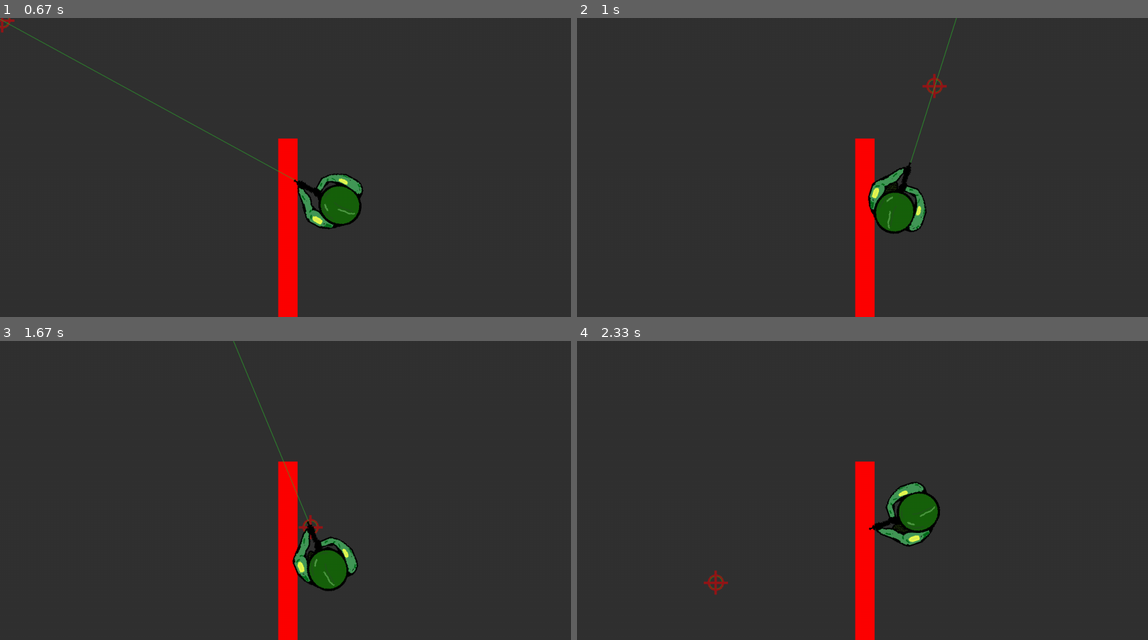
Above: before the commit, frames 1-4 (two rows, left to right).
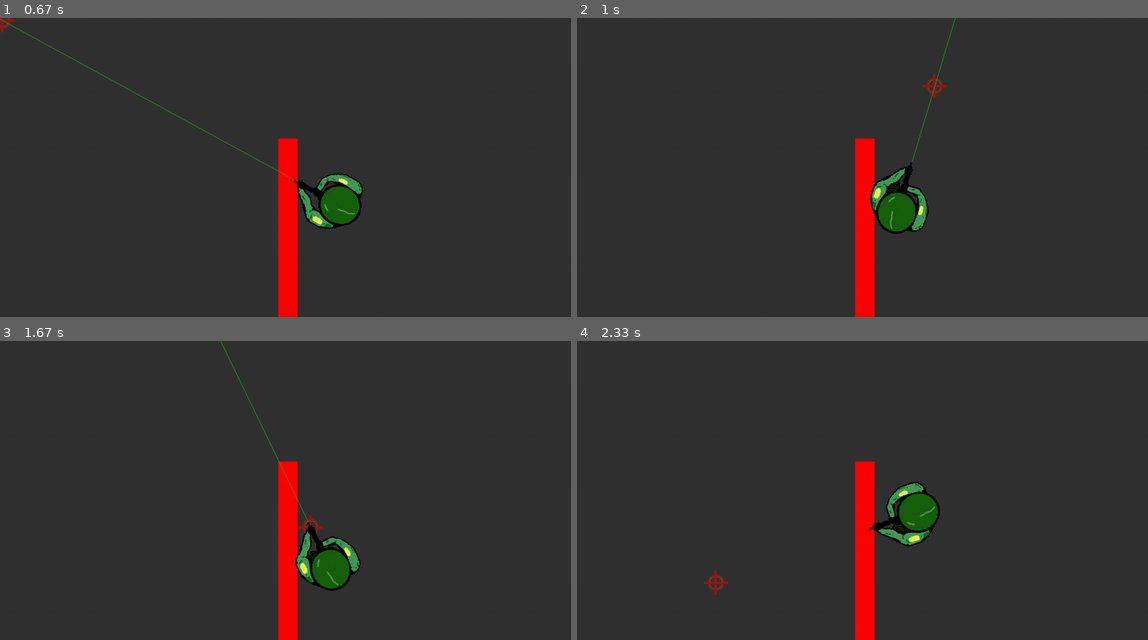
Above: after the commit, the same moments.

Repository: maxhayes/Basic-pygame-trig-test
Game: pygame game, started from MAIN.py
The game is run twice, just before and just after one commit, with the same random seed, the same clock (stepped at 60 frames per second) and the same inputs.
Inputs (mouse positions are in pixels of both pictures, inside the frame that each line leads up to):
- Up to frame 1 (0.67 s): tap T at 0.33 s
- Up to frame 2 (1 s): hold A from 0.67 s (still down); move the mouse to (936, 86) at 0.7 s
- Up to frame 3 (1.67 s): release A at 1.2 s; hold S 1.23-1.53 s; move the mouse to (188, 562) at 1.27 s; hold A from 1.57 s (still down); move the mouse to (308, 526) at 1.6 s
- Up to frame 4 (2.33 s): tap T at 1.72 s; release A at 1.97 s; hold W from 2 s (still down); move the mouse to (714, 583) at 2.03 s

Frame 1 is identical in both runs. In frame 2, 0.8% of the frame differs, in the area x 50-67%, y 0-73%; in frame 3, 1.0%, in the area x 38-64%, y 0-84%; in frame 4, nothing differs.

Commit message:
MxRyDevTools: new library of our custom modules

Diff:
--- a/MAIN.py
+++ b/MAIN.py
@@ -7,7 +7,7 @@
 from modules.constants import *
 from modules.player_class import *
 from modules.block_class import *
-from modules.event_handling import *
+from modules.mxrydevtools import *
 
 import pygame.mixer
 pygame.mixer.pre_init(48000, -16, 1, 512)
--- a/modules/bullet_class.py
+++ b/modules/bullet_class.py
@@ -1 +1,8 @@
+import pygame
+from math import cos
+from modules.constants import *
+
 # bullet Class
+class Bullet(pygame.sprite.Sprite):
+
+    def __init__(self, start_x, start_y, angle)
--- a/modules/event_handling.py
+++ b/modules/mxrydevtools.py
@@ -1,11 +1,19 @@
 # Defines the custom library to aide with event handling in pygame.
 
 import pygame, sys
+from math import acos, degrees, pow, sqrt
 
 if __name__ == '__main__':
     print('''
-    This file is used to define a library that aides with
-    event handling in pygame.  It includes two classes.
+    This file is used to define a set of MxRyDev devloped
+    custom tools for use with pygame.
+
+    It includes (or will soon include):
+    - Event handling (Event_exe and Conductor classes)
+    - finding game rotation
+
+
+
 
     This ".
     on its own, it provides no functionality.
@@ -15,6 +23,44 @@
 
 
 
+#:::::::::::::::::::::::::::::::::::::::::::::::::::::::::::#
+#:::::::::::::: FIND INGAME ROTATION :::::::::::::::::::::::#
+'''
+FUNCTION:
+Finds the rotation between two points.
+The first point is the 'orgin' ie: the center of your player
+360 degrees is on the left, decreasing as you move clockwise.
+
+'''
+
+def find_rotation(data1, data2, data3 = '', data4 = ''):
+    if data3 == '' and type(data1) == tuple:
+        x1,y1 = data1
+        x2,y2 = data2
+        # assuming function was passed two tuples as points
+    else: x1,y1,x2,y2 = data1, data2, data3, data4
+
+
+    adj = x1 - x2
+    hyp = sqrt( pow(adj,2) + pow(   (y1 - y2)   ,2))
+
+    if adj == 0:
+        adj += .00000000001
+        print('fixed divide by zero issue')
+    if hyp == 0:
+        hyp += .00000000001
+        print('fixed divide by zero issue')
+    raw_angle = degrees(acos(adj/hyp)) # 'raw_angle' does not account for quadrant
+
+    # adjust for cursor being below x-axis of player's orgin
+    if y1 > y2:
+        angle = (180 - raw_angle) + 180
+    else:
+        angle = raw_angle
+    return(angle)
+
+#::::::::::::::::::::::::::::::::::::::::::::::::::::::::::::#
+#::::::::::::: EVENT HANDLING (2 classes) :::::::::::::::::::#
 def ignore():
     pass
 
@@ -25,8 +71,6 @@
 two fucntions or "actions" upon creation.
 The first will occur when the pygame event is a KEYDOWN
 and the second will respond to KEYUP.
-
-... at least that's the dream.
 
 '''
 
@@ -120,3 +164,6 @@
 -find ways to reduce end-user typing.
     (such as not having to specifiy "actions_list" for each object)
 '''
+
+#::::::::::::::::::::::::::::::::::::::::::::::::::::::::::::::::::::::
+#::::::::::::::::::::::::::::::::::::::::::::::::::::::::::::::::::::::
--- a/modules/player_class.py
+++ b/modules/player_class.py
@@ -13,6 +13,7 @@
 from math import cos, acos, degrees, pow, sqrt
 from fractions import Fraction
 from modules.constants import *
+from modules.mxrydevtools import find_rotation
 
 
 # PLAYER CLASS:
@@ -25,17 +26,14 @@
         self.frame = 0
         # inherited class init
         pygame.sprite.Sprite.__init__(self)
-
         # setup image
         self.image = image
         self.orig_image = image
         self.rect = self.image.get_rect()
-
         self.hit_width = 120
         self.hit_height = 110
         self.hit_box = pygame.rect.Rect(0,0, self.hit_width, self.hit_height)
         self.hit_box.center = [start_x, start_y]
-
         # setup pos/speeds
         self.rect.x = start_x
         self.rect.y = start_y
@@ -53,18 +51,47 @@
         #all_sprites_list.add(self)
         player_list.add(self)
 
+
     # --- define class methods --- #
+
+    # increase fram counte each time its called, chooses framse from animations,
+    # rotates them, moves them, and checks for collisions
+    def move(self):
+        self.frame += 1
+        self.choose_feet_frame()
+        self.choose_body_frame()
+        self.rotate()
+        self.move_collide_rect()
+
+#
+
+
+    # draws body, feet, and laser to screen after logic is finished
+    def update(self):
+        # make hitbox visible for collision debug.
+        self.hit_box_vis = pygame.Surface([self.hit_box.width, self.hit_box.height])
+        self.hit_box_vis.fill([0,125,125,5])
+        # uncomment next line to draw hitbox:
+        #screen.blit(self.hit_box_vis, (self.hit_box.topleft))
+        self.move()
+        if self.moving:
+            screen.blit(self.feet_image, (self.rect.x, self.rect.y))
+        if self.laser_state:
+            self.draw_laser()
+        # draw player body
+        screen.blit(self.image, (self.rect.x, self.rect.y))
+
+#
+
+
+    # selects correct frame from feet walking animation
     def choose_feet_frame(self):
-
         self.feet_image = walking_frames[0]
-
         if self.changex == 0 and self.changey == 0:
             self.walk_start_frame = self.frame
-
         else:
             # player moving, animate
             self.moving = True
-
             # select frame
             step = (self.frame - self.walk_start_frame)//self.walk_speed
             if step >= len(walking_frames):
@@ -72,7 +99,10 @@
                 step = 0
             self.feet_image = walking_frames[step]
 
-
+#
+
+
+    # selects correct body from from body-related animations
     def choose_body_frame(self, current_Frame = FRAME):
         if not self.player_fired:
             self.recoil_start_frame = self.frame
@@ -87,46 +117,22 @@
                 self.image = recoil_frames[step]
 
 
-
+#
+
+    # rotates images from fram-choosing functions based on player/mouse pos
     def rotate(self):
-        # get mouse coord
-        (Mcoord) = pygame.mouse.get_pos()
-        Mx, My = Mcoord[0], Mcoord[1]
-
-        # get player coord:
-        (Pcoord) = self.rect.center
-        Px, Py = Pcoord[0], Pcoord[1]
-
-
-        # find angle with cos(x) = adj/hyp
-        adj = Px - Mx
-        hyp = sqrt( pow(adj,2) + pow(   (Py - My)   ,2))
-
-        if adj == 0:
-            adj += .00000000001
-            print('fixed divide by zero issue')
-        if hyp == 0:
-            hyp += .00000000001
-            print('fixed divide by zero issue')
-        raw_angle = degrees(acos(adj/hyp)) # 'raw_angle' does not account for quadrant
-
-        # adjust for cursor being below x-axis of player's orgin
-        if Py > My:
-            self.angle = (180 - raw_angle) + 180
-        else:
-            self.angle = raw_angle
+        # find angle with MxRyDevtool
+        self.angle = find_rotation(self.rect.center, pygame.mouse.get_pos())
         # get center:
         self.pos_x, self.pos_y = self.rect.center
-
-        # rotate image
+        # rotate images
         self.image = pygame.transform.rotate(self.image, self.angle)
         if self.moving:
             self.feet_image = pygame.transform.rotate(self.feet_image, self.angle)
-
-        # correct rotation jitter by explicetly setting center
+        print(self.angle)
+        # reset orig center
         self.rect = self.image.get_rect(center=(self.pos_x, self.pos_y))
         self.hit_box.center = self.rect.center
-
         # rotate hit box if thresholds are passed
         print(self.angle)
         bounds = [26,136,205,325]
@@ -136,66 +142,74 @@
         else:
             self.hit_box.height = self.hit_height
             self.hit_box.width = self.hit_width
-
-
-
-
-
-
-
+#
+
+    # draws the laser (figures out how long to make the line)
     def draw_laser(self):
         Mx, My = pygame.mouse.get_pos()
         Px, Py = self.rect.center
-
         # create the "laser" endpoint further and further until it 'hits' something
         Lx, Ly, = Mx, My
         slope_x = (Mx - Px)
         slope_y = (My - Py)
-
         if slope_x == 0: slope_x += .00000000001
         if slope_y == 0: slope_y += .00000000001
-
         sign_x = slope_x/abs(slope_x)
         sign_y = slope_y/abs(slope_y)
-
-
         delta_x = (slope_x/slope_y)*sign_y
         delta_y = (slope_y/slope_x)*sign_x
-
         if abs(delta_x) > abs(delta_y):
             delta_y = sign_y
         else:
             delta_x = sign_x
-
-        collide = False
-        while not collide:
+        # extend laser until it is off the screen
+        while True:
             #extend laser
             last_lx = Lx
             last_ly = Ly
             Lx += delta_x*50
             Ly += delta_y*50
-
-
-
-
-
-
-
             # see if laser has moved off screen
             if Lx in range(0,res_x):
                 pass
             elif Ly in range(0, res_y):
                 pass
             else:
-                collide = True
-
+                break
+        # draw the laser
         pygame.draw.aaline(screen, (GREEN), [Px, Py], [(Lx), (Ly)], True)
+
+#
+    # updates player and hitbox position
+    def move_collide_rect(self):
+        # move up/down and collide check:
+        self.rect.x += self.changex
+        self.rect.y += self.changey
+        self.hit_box.center = self.rect.center
+
+        for block in block_list:
+            if self.hit_box.colliderect(block.rect):
+                # make the smallest change possible to get player out of the wall
+                delta_left = block.rect.right - self.hit_box.left
+                delta_right = self.hit_box.right - block.rect.left
+                delta_top = block.rect.bottom - self.hit_box.top
+                delta_bottom = self.hit_box.bottom - block.rect.top
+
+                # add all deltas to a list:
+                deltas = [delta_left, delta_right, delta_top, delta_bottom]
+
+                if   deltas.index(min(deltas)) == 0: self.rect.x += min(deltas)
+                elif deltas.index(min(deltas)) == 1: self.rect.x -= min(deltas)
+                elif deltas.index(min(deltas)) == 2: self.rect.y += min(deltas)
+                elif deltas.index(min(deltas)) == 3: self.rect.y -= min(deltas)
+
+
+    #
 
     # movement/keybinding methods:
     def fire(self):
         gunshot_silenced.play()
         self.player_fired = True
-
     def moveup(self):
         self.changey -= self.speed
     def movedown(self):
@@ -204,7 +218,6 @@
         self.changex -= self.speed
     def moveright(self):
         self.changex += self.speed
-
     def stopup(self):
         self.changey += self.speed
     def stopdown(self):
@@ -213,7 +226,6 @@
         self.changex +=self.speed
     def stopright(self):
         self.changex -= self.speed
-
     def laser_on(self):
         self.laser_state = True
         laser_on.play()
@@ -225,58 +237,3 @@
             self.laser_off()
         else:
             self.laser_on()
-
-
-
-
-    def move_collide_rect(self):
-        # move up/down and collide check:
-        self.rect.x += self.changex
-        self.rect.y += self.changey
-
-
-        for block in block_list:
-            if self.hit_box.colliderect(block.rect):
-                # make the smallest change possible to get player out of the wall
-                delta_left = block.rect.right - self.hit_box.left
-                delta_right = self.hit_box.right - block.rect.left
-                delta_top = block.rect.bottom - self.hit_box.top
-                delta_bottom = self.hit_box.bottom - block.rect.top
-
-                # add all deltas to a list:
-                deltas = [delta_left, delta_right, delta_top, delta_bottom]
-
-                if   deltas.index(min(deltas)) == 0: self.rect.x += min(deltas)
-                elif deltas.index(min(deltas)) == 1: self.rect.x -= min(deltas)
-                elif deltas.index(min(deltas)) == 2: self.rect.y += min(deltas)
-                elif deltas.index(min(deltas)) == 3: self.rect.y -= min(deltas)
-                # reset hitbox:
-                self.hit_box.center = self.rect.center
-
-
-
-    def move(self):
-
-
-        self.frame += 1
-        self.choose_feet_frame()
-        self.choose_body_frame()
-        self.rotate()
-        self.move_collide_rect()
-
-
-    def update(self):
-
-        # make hitbox visible for collision debug.
-        self.hit_box_vis = pygame.Surface([self.hit_box.width, self.hit_box.height])
-        self.hit_box_vis.fill([0,125,125,5])
-       # screen.blit(self.hit_box_vis, (self.hit_box.topleft))
-
-        self.move()
-        if self.moving:
-            screen.blit(self.feet_image, (self.rect.x, self.rect.y))
-        if self.laser_state:
-            self.draw_laser()
-
-        # draw player body
-        screen.blit(self.image, (self.rect.x, self.rect.y))
